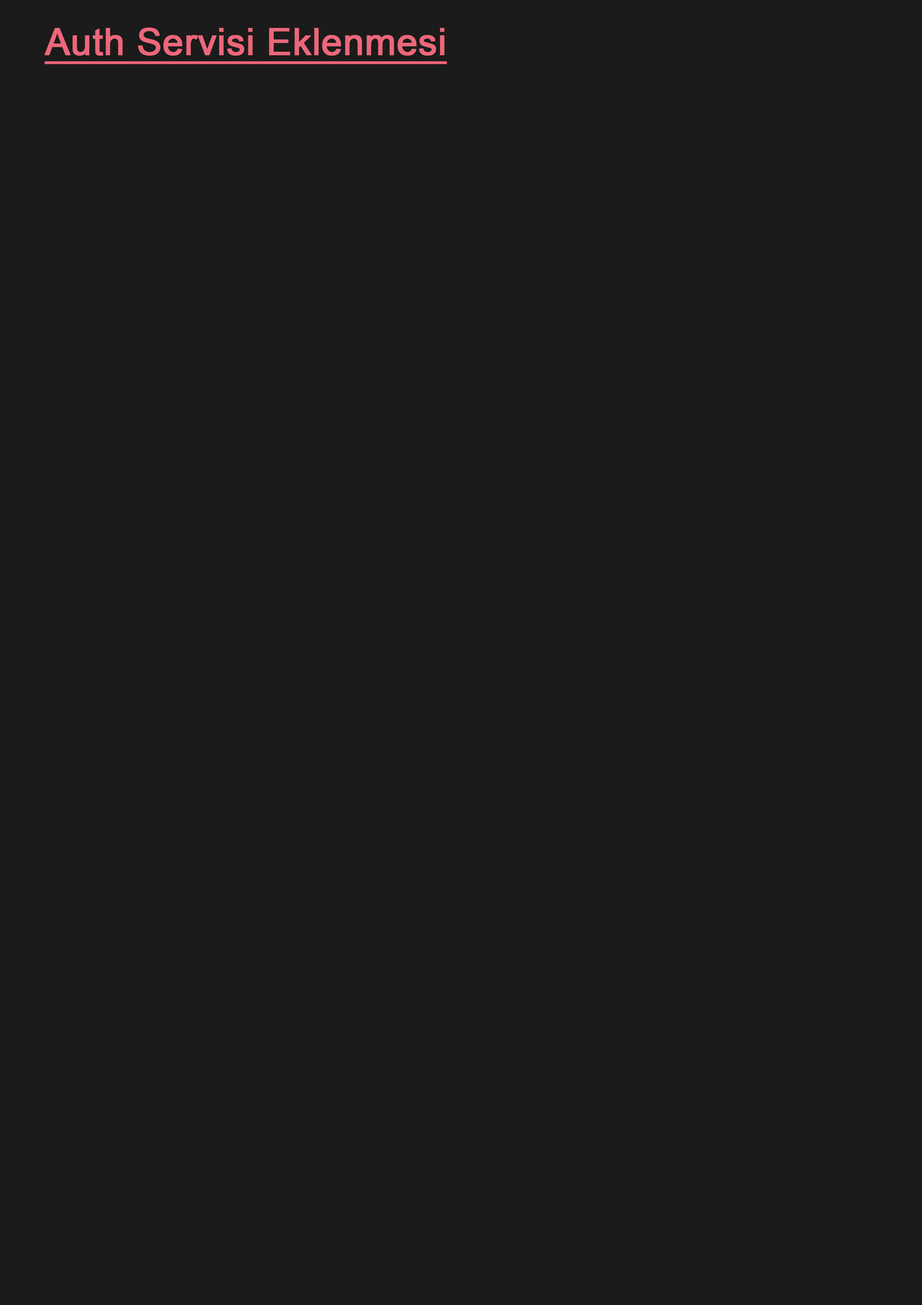
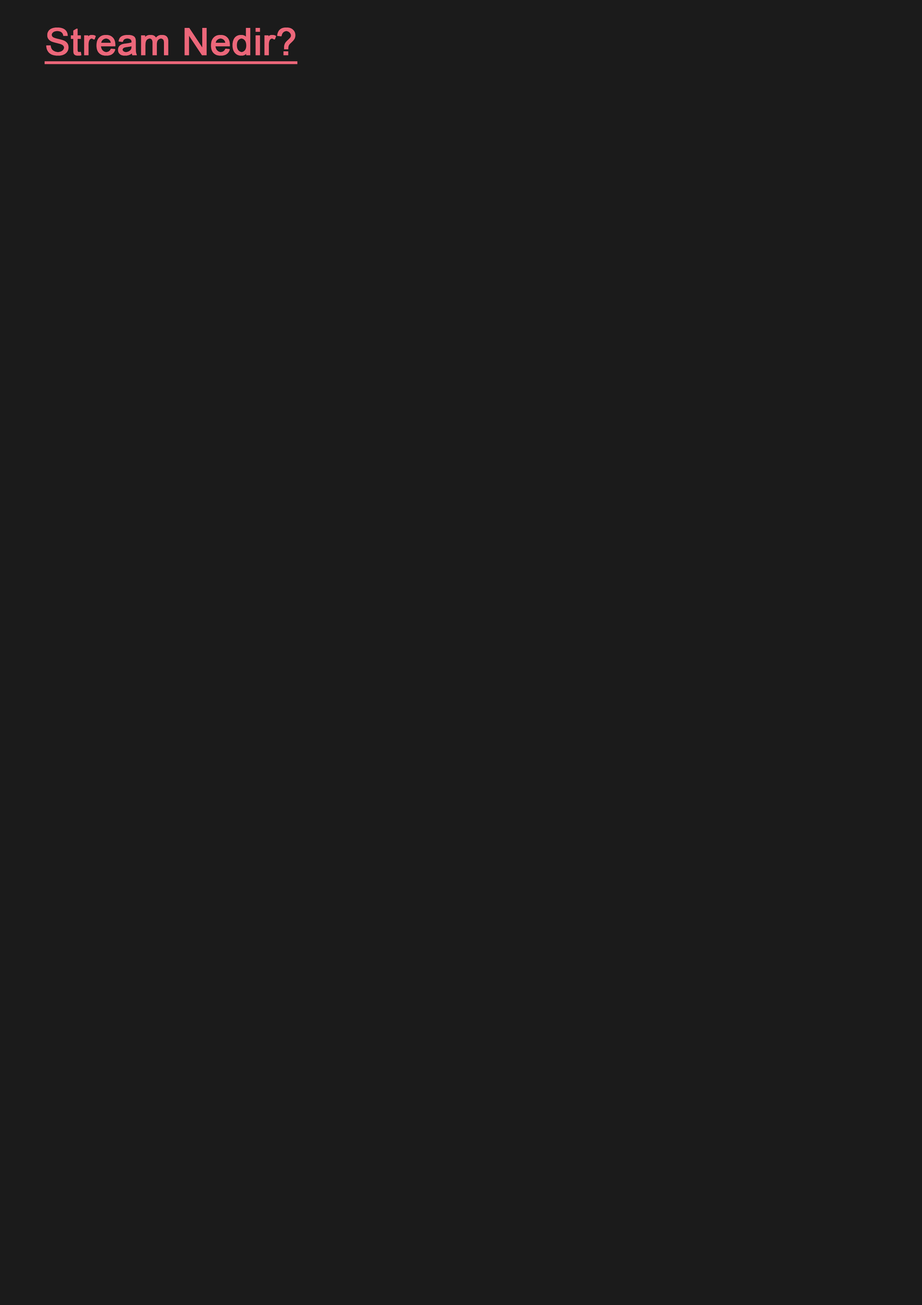
Before/after of a 922×1305 layered artwork. What changed in the layer stack:
renamed "Auth Servisi Eklenmesi" to "Stream Nedir?", painted on it over [44, 27, 448, 65]
